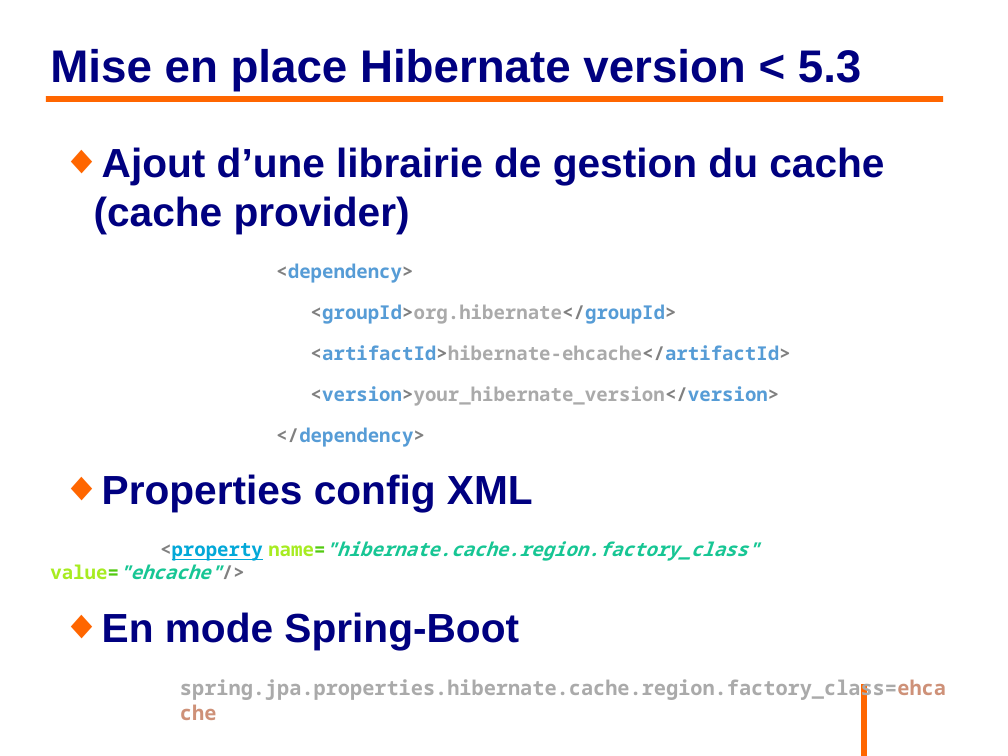
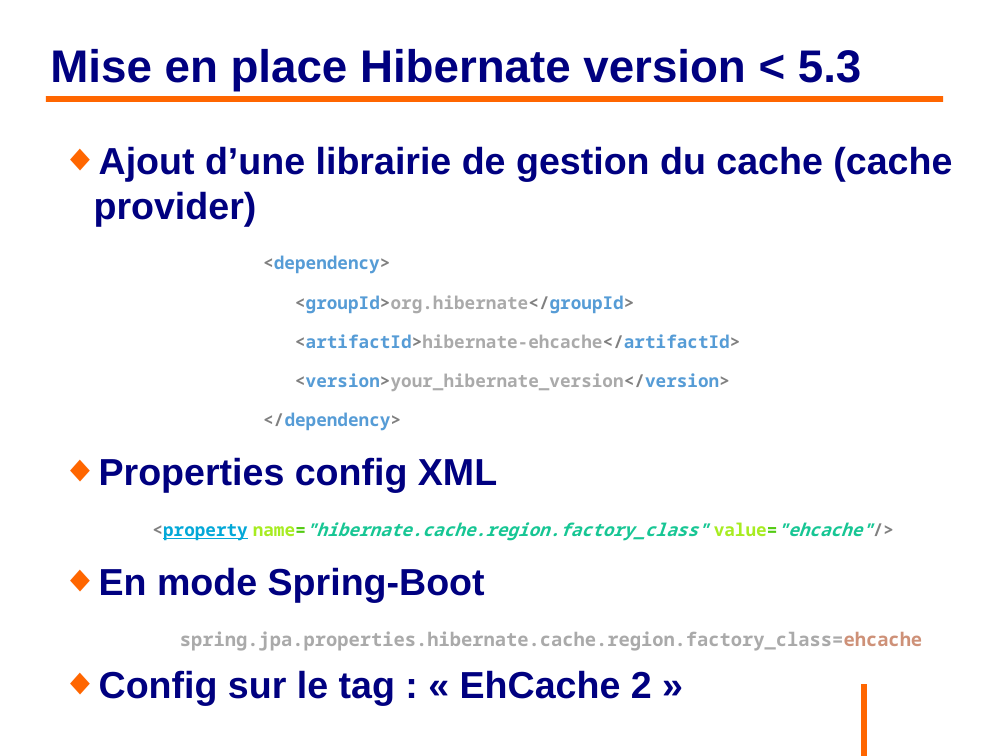
Before and after one commit to philphils/formation-hibernate-avancee, a slide deck: slide 49 of Documentation/diapo_formation_hibernate_avancee.odp. Drawn at 1008x756 pixels with LibreOffice and Linux fonts; fonts in the diff are those of the drawing; background and template pictures are left out. Boxes give left, top, right and bottom in pixels: in the first picture for what was removed or moved away, otherwise in the second. Text is boxed around its words. In the diff, an @@ line names an element or a change of style, - is before the commit and + after.

```diff
--- a/Documentation/diapo_formation_hibernate_avancee.odp
+++ b/Documentation/diapo_formation_hibernate_avancee.odp
@@ text at (x1=94, y1=146, x2=952, y2=651): size 32 to 29.6 pt in "Ajout d’une librairie de gestion du cache ...", "Properties config XML", "En mode Spring-Boot"; size 15 to 13.9 pt in "<dependency>", "<groupId>org.hibernate</groupId>", "<artifactId>hibernate-ehcache</artifactId>", "<version>your_hibernate_version</version>" and 2 more places; size 16 to 14.8 pt in "spring.jpa.properties.hibernate.cache.region.factory_class=e ..." @@
@@ text at (x1=99, y1=670, x2=652, y2=706): paragraph added @@
+◆ Config sur le tag : « EhCache 2 »
```
Also in this commit, not shown: 3 other slides changed, 7 slides added.
